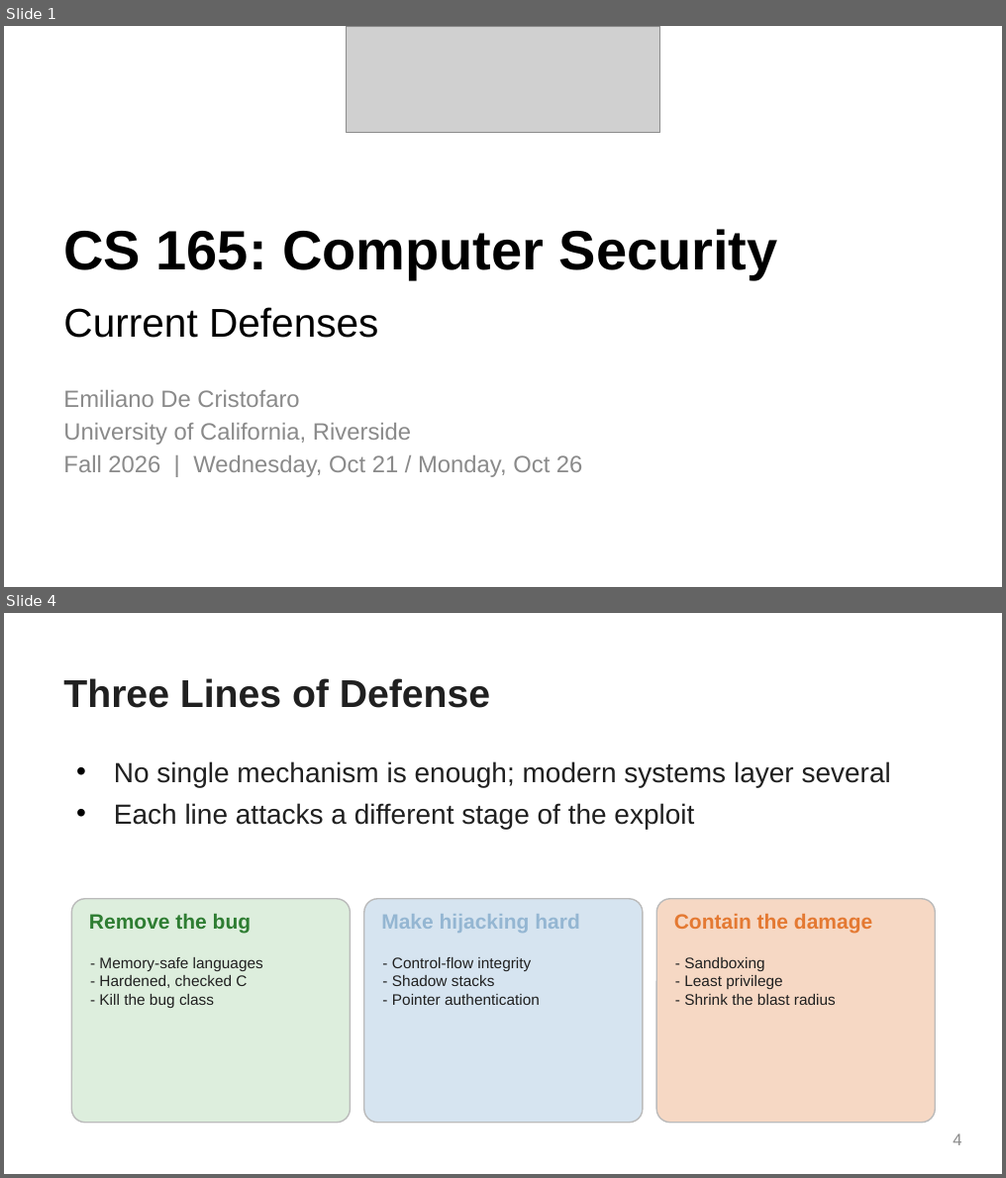
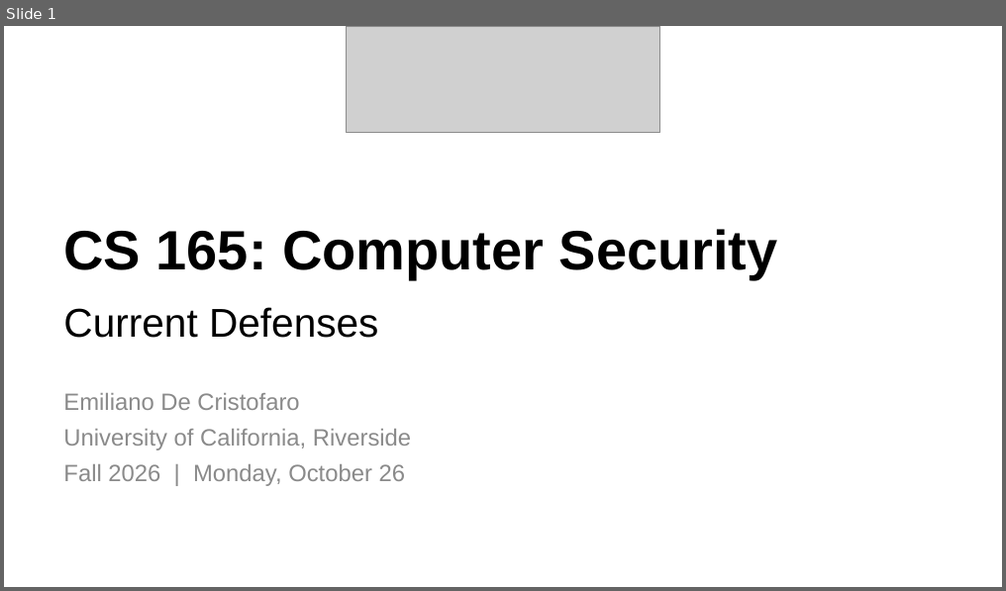
Before and after one commit to Sizvy/CS165_F26_labs, a slide deck: edc_slides/09_current_defenses.pptx. Shown one above the other, each under a label of ours: slides 1 and 4 before the commit, slide 1 after it; the slides between them are not shown. The pictures are 1006x1178 and 1006x591 pixels, drawn with LibreOffice and Linux fonts; fonts in the diff are those of the drawing; grey boxes stand for pictures. Boxes give left, top, right and bottom in pixels: in the first picture for what was removed or moved away, otherwise in the second. Text is boxed around its words. In the diff, an @@ line names an element or a change of style, - is before the commit and + after.

```diff
--- a/edc_slides/09_current_defenses.pptx
+++ b/edc_slides/09_current_defenses.pptx
@@ slide 4 removed at (4, 613, 1002, 1174), background #FFFFFF @@
@@ title removed at (63, 678, 490, 708) @@
-Three Lines of Defense
@@ text removed at (114, 761, 891, 829) @@
-• No single mechanism is enough; modern systems layer several
-• Each line attacks a different stage of the exploit
@@ rounded rectangle removed at (72, 899, 350, 1123) @@
@@ rounded rectangle removed at (364, 899, 643, 1123) @@
@@ rounded rectangle removed at (656, 899, 935, 1123) @@
@@ text removed at (89, 914, 251, 934) @@
-Remove the bug
@@ text removed at (381, 914, 579, 933) @@
-Make hijacking hard
@@ text removed at (674, 914, 872, 934) @@
-Contain the damage
@@ text removed at (99, 958, 263, 1008) @@
-- Memory-safe languages
-- Hardened, checked C
-- Kill the bug class
@@ text removed at (392, 958, 540, 1005) @@
-- Control-flow integrity
-- Shadow stacks
-- Pointer authentication
@@ text removed at (684, 958, 836, 1005) @@
-- Sandboxing
-- Least privilege
-- Shrink the blast radius
@@ page number removed at (952, 1134, 961, 1146) @@
-4
@@ slide 1 changed as well @@
@@ text at (63, 393, 411, 451): line spacing 1.15 to 1.25 @@
@@ text at (63, 465, 405, 486): text changed @@
-Fall 2026 | Wednesday, Oct 21 / Monday, Oct 26
+Fall 2026 | Monday, October 26
```
Also in this commit, not shown: 4 other slides changed, 12 slides added, 11 other slides removed.
